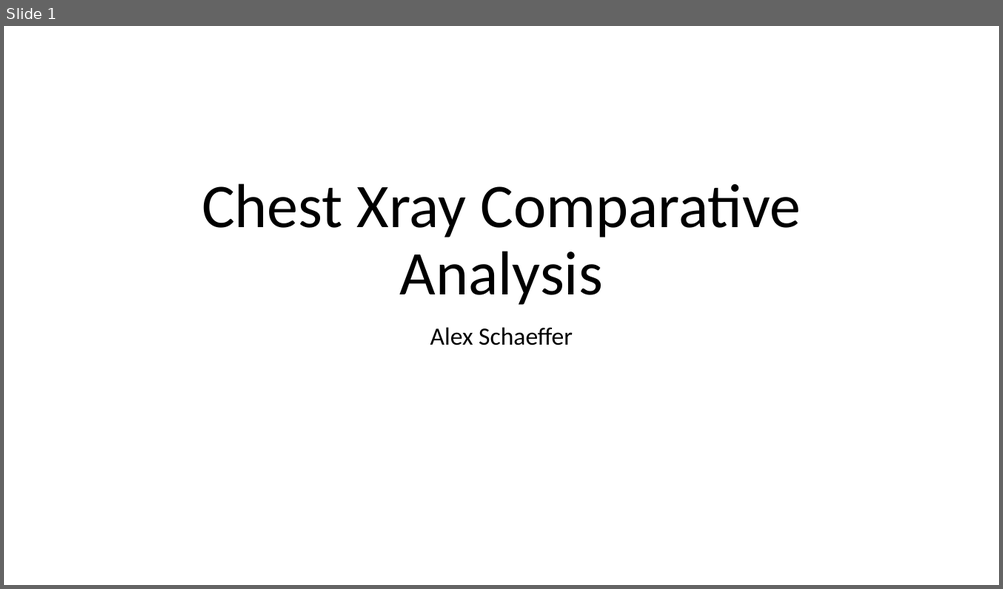
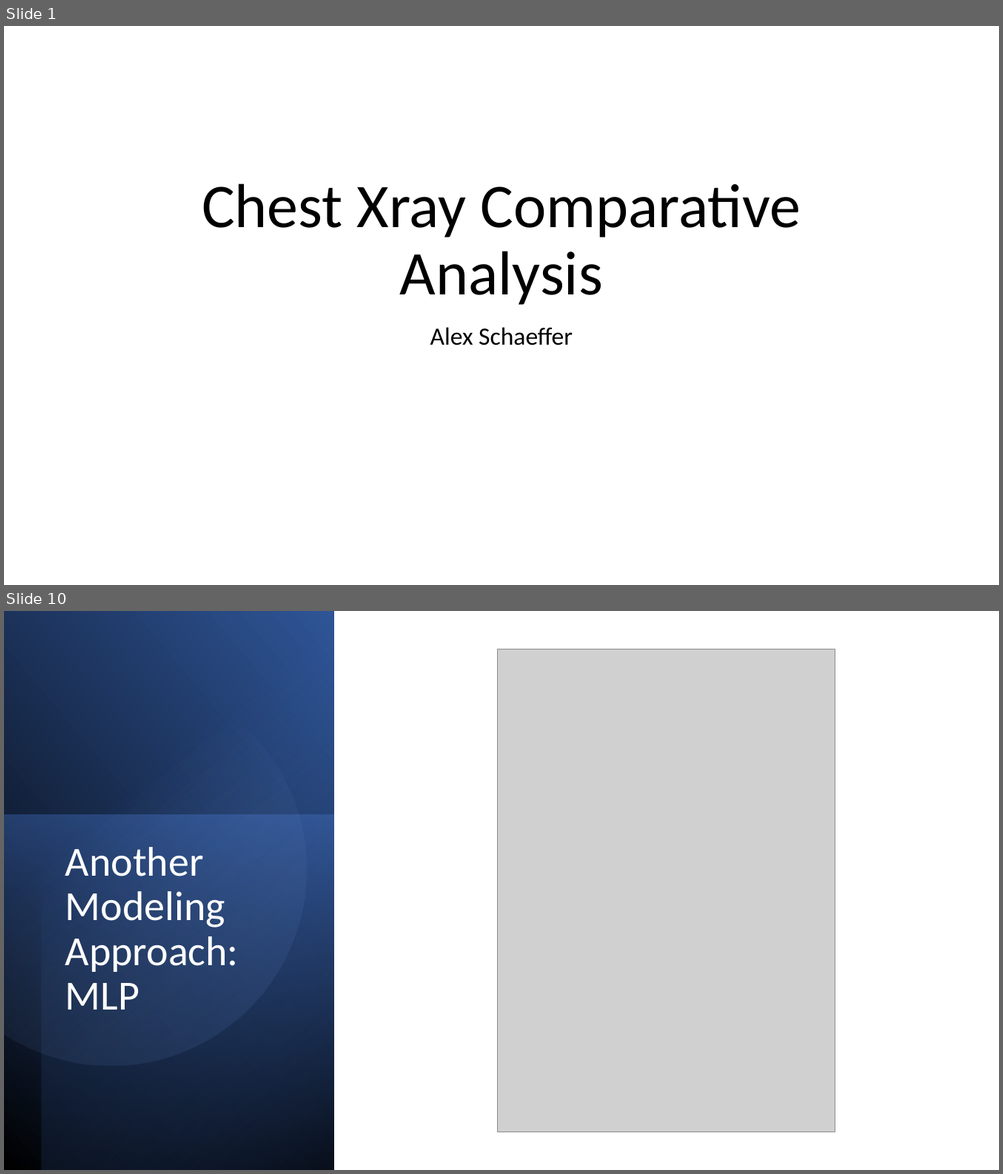
Before and after one commit to AlexSchaefferEdu/GP3, a slide deck: Presentation_Schaeffer.pptx. Shown one above the other, each under a label of ours: slide 1 before the commit, slides 1 and 10 after it; the slides between them are not shown. The pictures are 1003x589 and 1003x1174 pixels, drawn with LibreOffice and Linux fonts; fonts in the diff are those of the drawing; grey boxes stand for pictures. Boxes give left, top, right and bottom in pixels: in the first picture for what was removed or moved away, otherwise in the second. Text is boxed around its words. In the diff, an @@ line names an element or a change of style, - is before the commit and + after.

```diff
--- a/Presentation_Schaeffer.pptx
+++ b/Presentation_Schaeffer.pptx
@@ slide 10 added at [4, 611, 999, 1170], background #FFFFFF @@
@@ rectangle added at [4, 611, 334, 1170], fill gradient #000000 to #2F5597 @@
@@ rectangle added at [41, 611, 334, 1170], fill gradient #000000 to #4472C4 @@
@@ freeform shape added at [4, 649, 342, 1101], fill gradient #8FAADC to #2F5597 @@
@@ picture added at [498, 649, 835, 1133] @@
@@ rectangle added at [4, 815, 334, 1170], fill gradient #4472C4 to #203864 @@
@@ title added at [65, 847, 239, 1010], 40 pt, text #FFFFFF @@
+Another Modeling Approach: MLP
```
Also in this commit, not shown: 10 other slides added, 1 slide removed, 4 other files.
